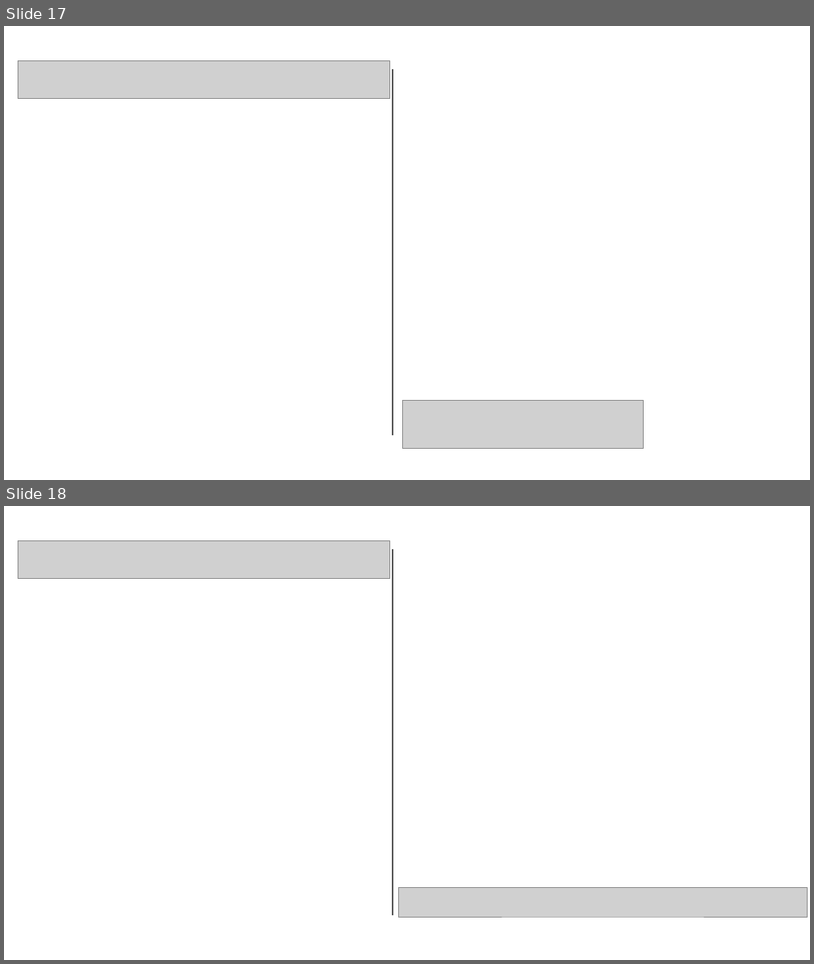
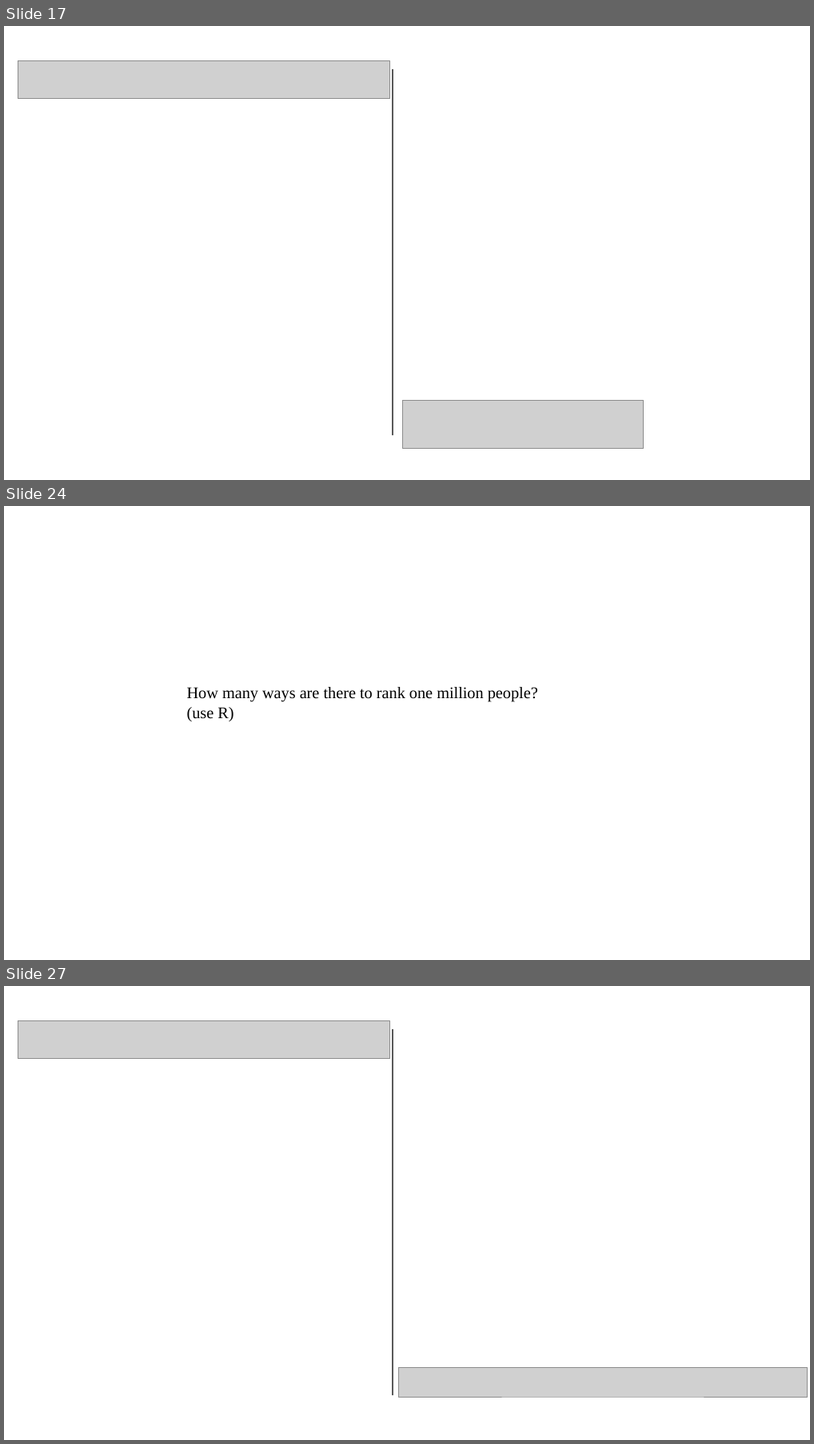
Before and after one commit to pvermees/geostats, a slide deck: slides/quizzes.odp. Shown one above the other, each under a label of ours: slides 17 and 18 before the commit, slides 17, 24 and 27 after it; the slides between them are not shown. The pictures are 814x964 and 814x1444 pixels, drawn with LibreOffice and Linux fonts; fonts in the diff are those of the drawing; grey boxes stand for pictures. Boxes give left, top, right and bottom in pixels: in the first picture for what was removed or moved away, otherwise in the second. Text is boxed around its words. In the diff, an @@ line names an element or a change of style, - is before the commit and + after.

```diff
--- a/slides/quizzes.odp
+++ b/slides/quizzes.odp
@@ slide 24 added at (x1=4, y1=506, x2=810, y2=960), background #FFFFFF @@
@@ text added at (x1=187, y1=687, x2=538, y2=721), 16 pt, text #000000 @@
+How many ways are there to rank one million people?
+(use R)
@@ what was slide 18 is now slide 27 @@
```
Also in this commit, not shown: 8 other slides added, 4 other files.
